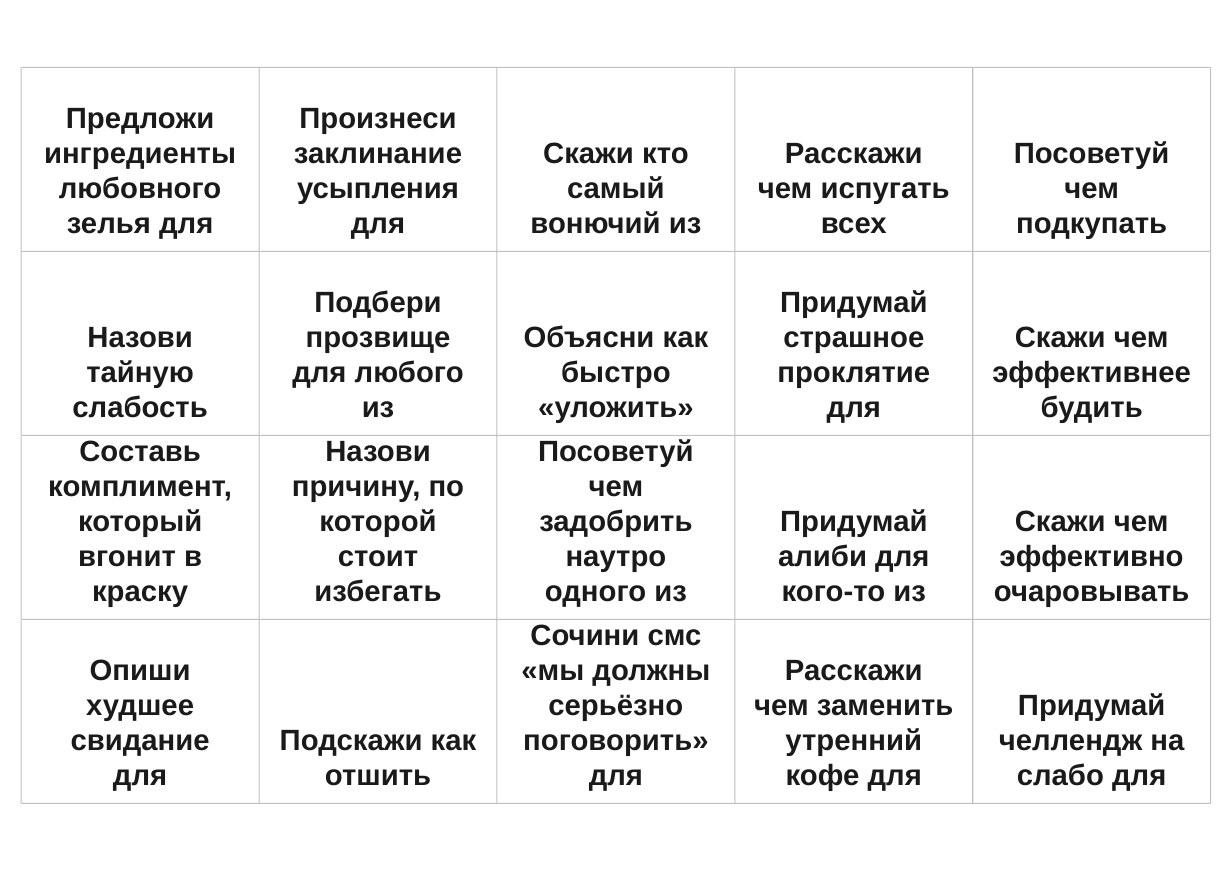
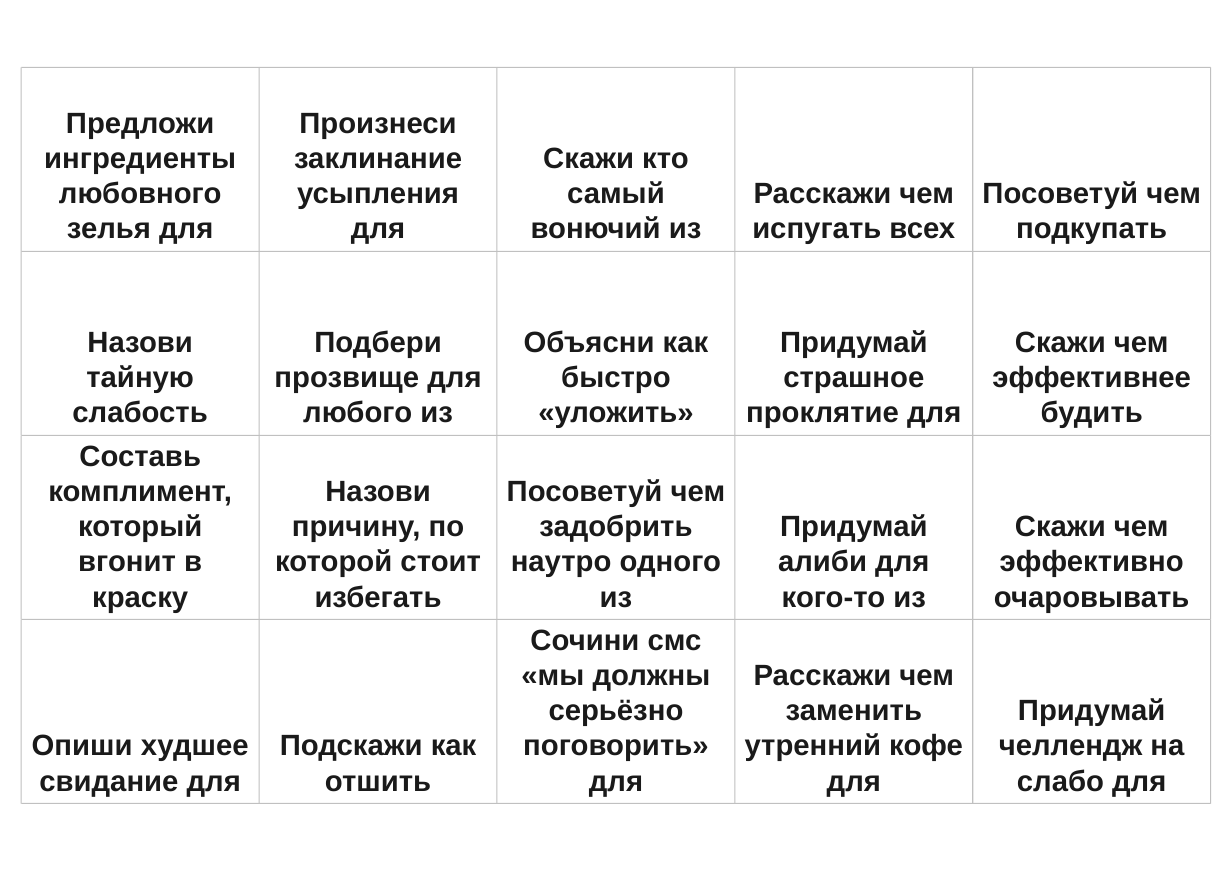
Before and after one commit to Tanion37/svet-moy-zerkalce, a slide deck: slide 1 of output/svet-moy-zerkalce-cards.pptx. Drawn at 1232x871 pixels with LibreOffice and Linux fonts; fonts in the diff are those of the drawing. Boxes give left, top, right and bottom in pixels: in the first picture for what was removed or moved away, otherwise in the second. Text is boxed around its words. In the diff, an @@ line names an element or a change of style, - is before the commit and + after.

```diff
--- a/output/svet-moy-zerkalce-cards.pptx
+++ b/output/svet-moy-zerkalce-cards.pptx
@@ text "Предложи ингредиенты любовного зелья для": place and size @@
-text "Предложи ингредиенты любовного зелья для" at [44, 108, 236, 239]
+text "Предложи ингредиенты любовного зелья для" at [44, 113, 236, 244]
@@ text "Произнеси заклинание усыпления для": place and size @@
-text "Произнеси заклинание усыпления для" at [294, 108, 462, 239]
+text "Произнеси заклинание усыпления для" at [294, 113, 462, 244]
@@ text "Скажи кто самый вонючий из": place and size @@
-text "Скажи кто самый вонючий из" at [530, 142, 702, 234]
+text "Скажи кто самый вонючий из" at [531, 147, 702, 239]
@@ text "Расскажи чем испугать всех" rewrapped from [758, 143, 950, 234] to [752, 183, 955, 244] @@
@@ text "Посоветуй чем подкупать" rewrapped from [1014, 141, 1170, 239] to [982, 181, 1201, 244] @@
@@ text "Назови тайную слабость": place and size @@
-text "Назови тайную слабость" at [72, 327, 207, 418]
+text "Назови тайную слабость" at [72, 332, 207, 423]
@@ text "Подбери прозвище для любого из" rewrapped from [292, 290, 464, 418] to [274, 330, 481, 423] @@
@@ text "Объясни как быстро «уложить»": place and size @@
-text "Объясни как быстро «уложить»" at [524, 325, 709, 423]
+text "Объясни как быстро «уложить»" at [524, 330, 709, 428]
@@ text "Придумай страшное проклятие для" rewrapped from [777, 290, 930, 423] to [746, 330, 961, 428] @@
@@ text "Скажи чем эффективнее будить": place and size @@
-text "Скажи чем эффективнее будить" at [992, 326, 1191, 423]
+text "Скажи чем эффективнее будить" at [992, 331, 1191, 428]
@@ text "Составь комплимент, который вгонит в ...": place and size @@
-text "Составь комплимент, который вгонит в ..." at [48, 440, 232, 607]
+text "Составь комплимент, который вгонит в ..." at [48, 445, 232, 613]
@@ text "Назови причину, по которой стоит ..." rewrapped from [292, 441, 465, 602] to [275, 481, 480, 608] @@
@@ text "Посоветуй чем задобрить наутро одного ..." rewrapped from [538, 439, 694, 607] to [507, 479, 726, 608] @@
@@ text "Придумай алиби для кого-то из": place and size @@
-text "Придумай алиби для кого-то из" at [778, 509, 929, 602]
+text "Придумай алиби для кого-то из" at [778, 514, 929, 608]
@@ text "Скажи чем эффективно очаровывать": place and size @@
-text "Скажи чем эффективно очаровывать" at [994, 510, 1190, 607]
+text "Скажи чем эффективно очаровывать" at [994, 515, 1190, 613]
@@ text "Опиши худшее свидание для" rewrapped from [71, 659, 210, 791] to [32, 734, 249, 797] @@
@@ text "Подскажи как отшить": place and size @@
-text "Подскажи как отшить" at [280, 730, 477, 786]
+text "Подскажи как отшить" at [280, 735, 477, 792]
@@ text "Сочини смс «мы должны серьёзно ...": place and size @@
-text "Сочини смс «мы должны серьёзно ..." at [521, 624, 710, 791]
+text "Сочини смс «мы должны серьёзно ..." at [521, 629, 711, 797]
@@ text "Расскажи чем заменить утренний кофе ..." rewrapped from [754, 660, 953, 791] to [745, 665, 963, 797] @@
@@ text "Придумай челлендж на слабо для": place and size @@
-text "Придумай челлендж на слабо для" at [999, 693, 1184, 791]
+text "Придумай челлендж на слабо для" at [999, 698, 1184, 797]
```
Also in this commit, not shown: 2 other slides changed, 2 other files.
